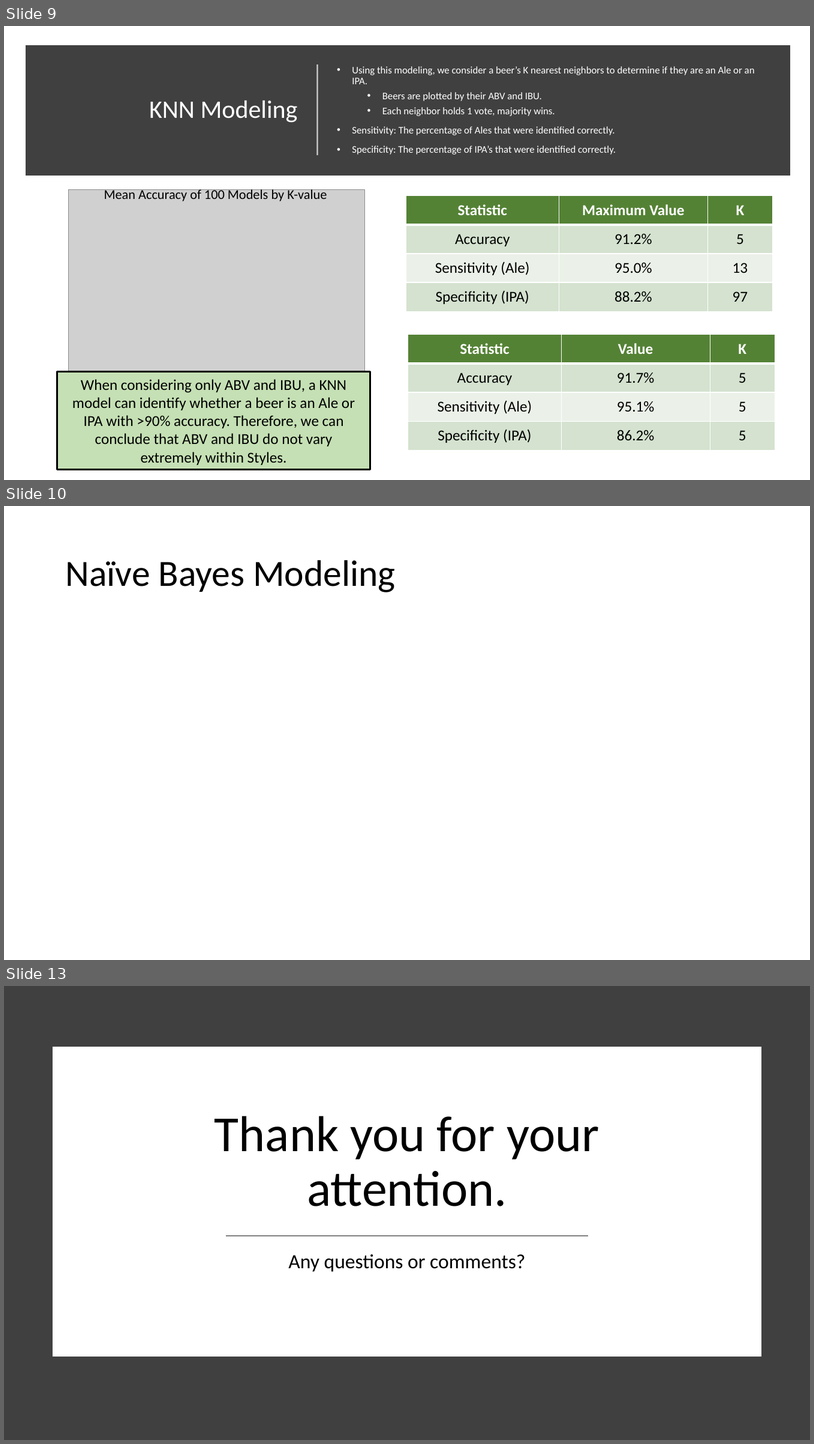
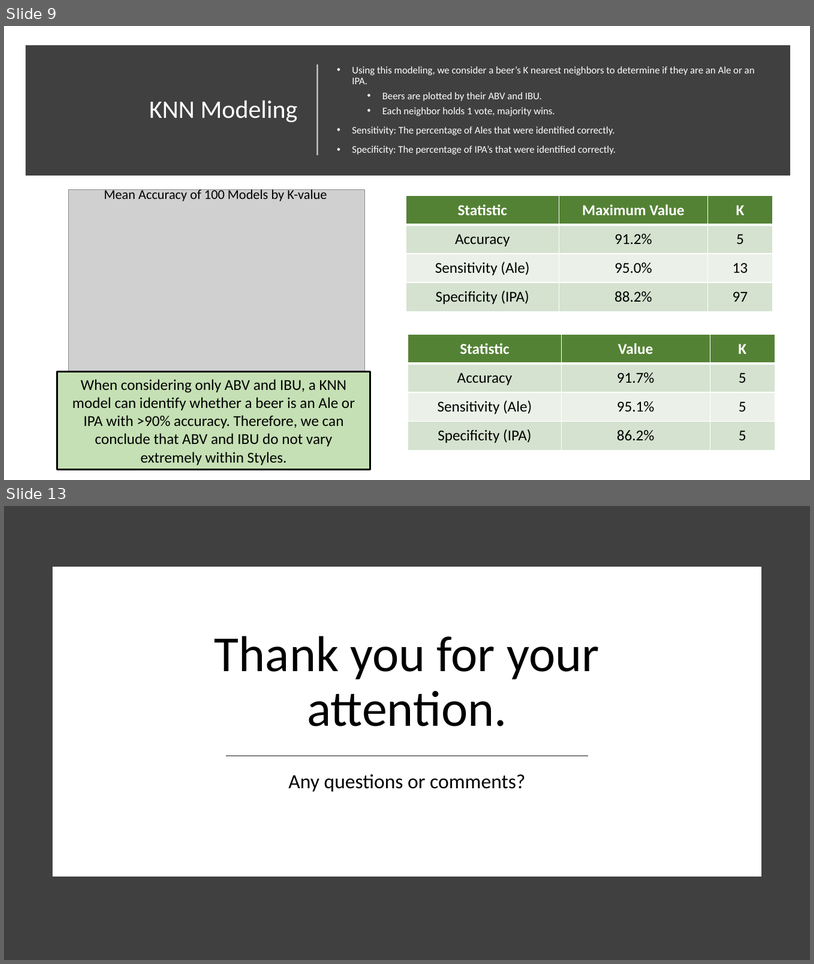
Before and after one commit to ericlaigaie/Case-Study-01, a slide deck: EDA_Presentation.pptx. Shown one above the other, each under a label of ours: slides 9, 10 and 13 before the commit, slides 9 and 13 after it; the slides between them are not shown. The pictures are 814x1444 and 814x964 pixels, drawn with LibreOffice and Linux fonts; fonts in the diff are those of the drawing; grey boxes stand for pictures. Boxes give left, top, right and bottom in pixels: in the first picture for what was removed or moved away, otherwise in the second. Text is boxed around its words. In the diff, an @@ line names an element or a change of style, - is before the commit and + after.

```diff
--- a/EDA_Presentation.pptx
+++ b/EDA_Presentation.pptx
@@ slide 10 removed at (x1=4, y1=506, x2=810, y2=960), background #FFFFFF @@
@@ title removed at (x1=65, y1=560, x2=396, y2=592) @@
-Naïve Bayes Modeling
```
Also in this commit, not shown: 2 slides changed, 1 slide added.
